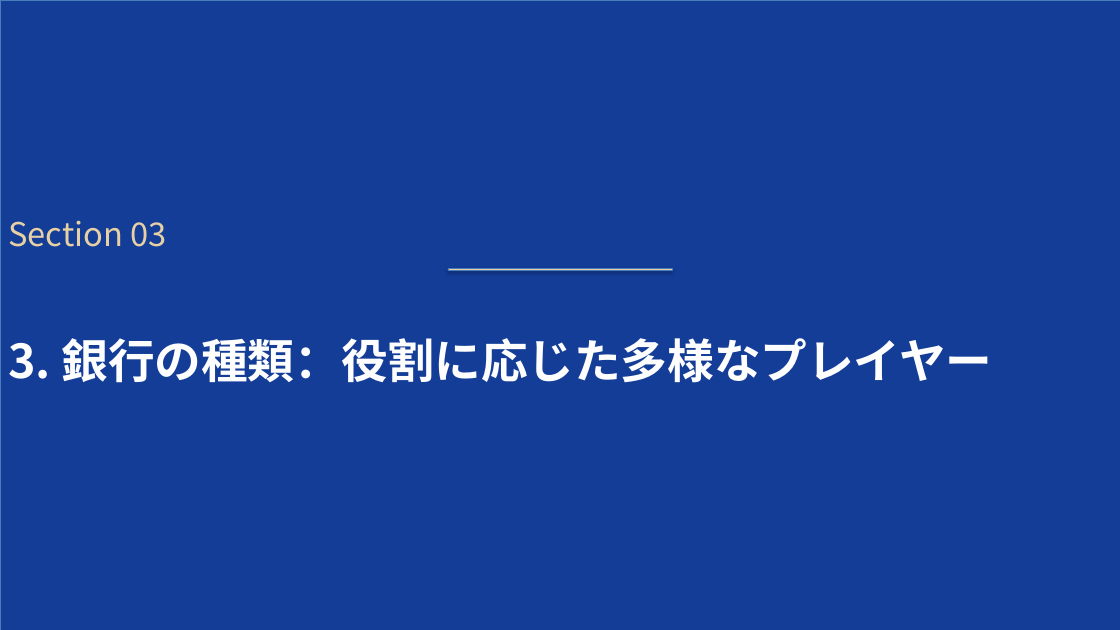
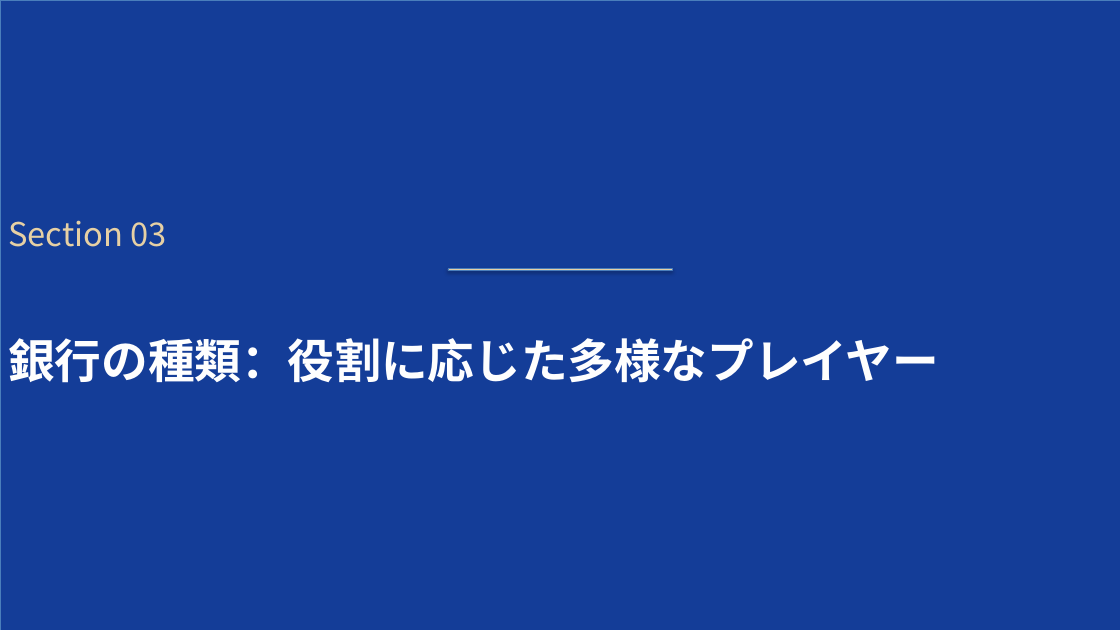
Before and after one commit to xilicrysta/bank-pptx, a slide deck: slide 9 of bank_industry_presentation.pptx. Drawn at 1120x630 pixels with LibreOffice and Linux fonts; fonts in the diff are those of the drawing. Boxes give left, top, right and bottom in pixels: in the first picture for what was removed or moved away, otherwise in the second. Text is boxed around its words. In the diff, an @@ line names an element or a change of style, - is before the commit and + after.

```diff
--- a/bank_industry_presentation.pptx
+++ b/bank_industry_presentation.pptx
@@ text at box(8, 338, 939, 383): text changed @@
-3. 銀行の種類：役割に応じた多様なプレイヤー
+銀行の種類：役割に応じた多様なプレイヤー
```
Also in this commit, not shown: 5 other slides changed, 1 other file.
